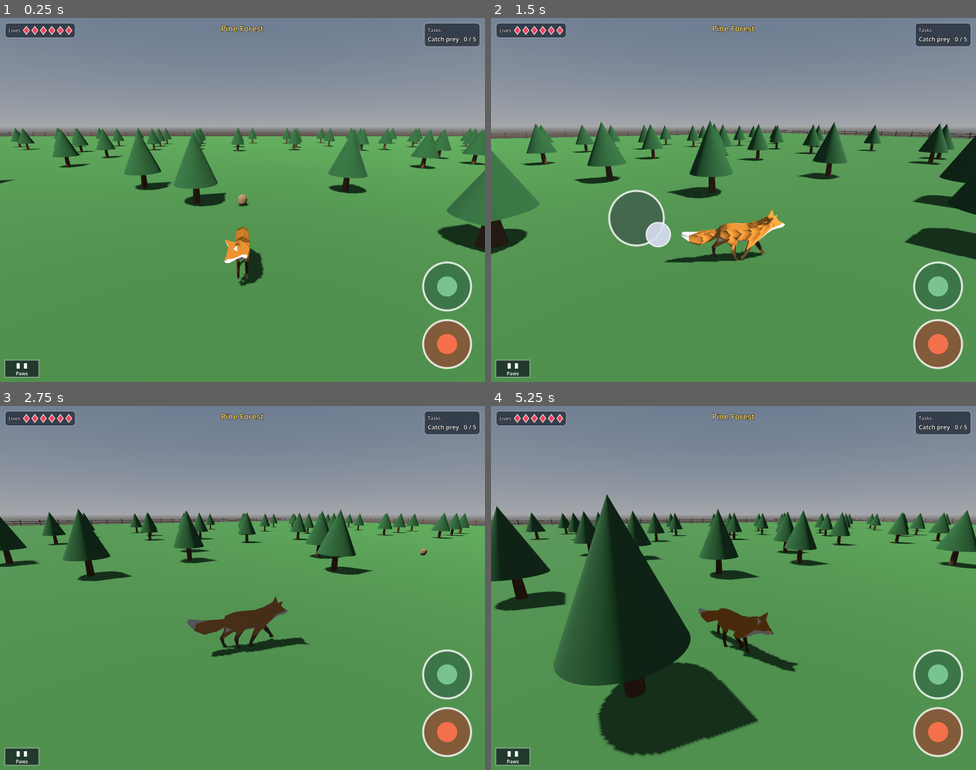
Above: before the commit, frames 1-4 (two rows, left to right).
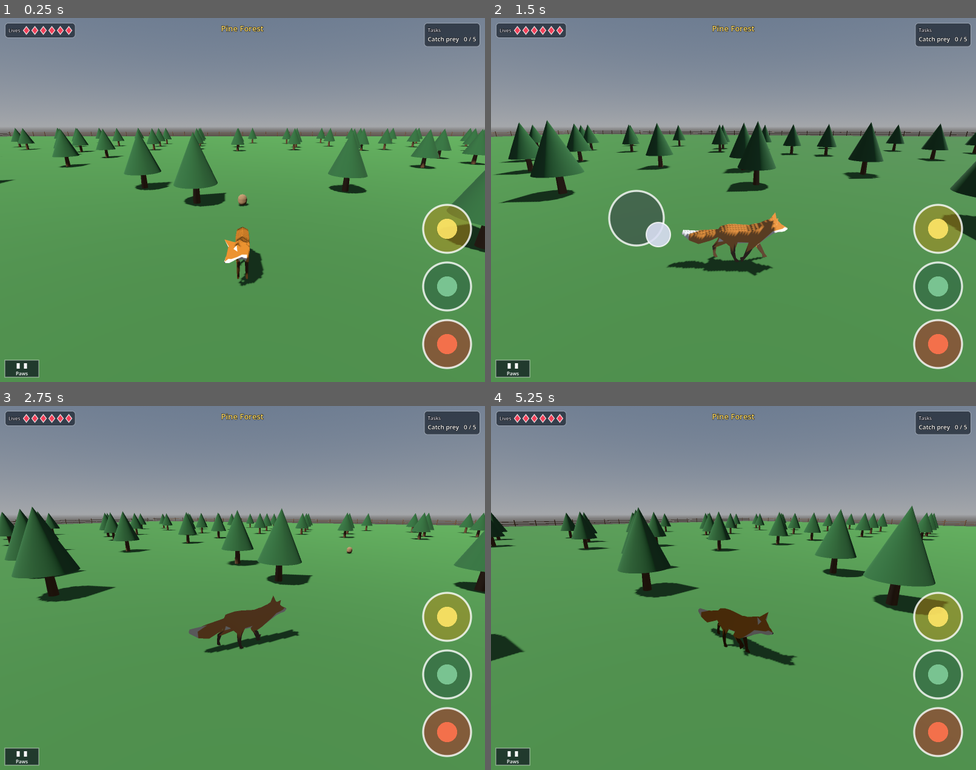
Above: after the commit, the same moments.

Repository: mattzollinhofer/cat_hunter_spike
Game: Godot game, scene res://main.tscn
The game is run twice, just before and just after one commit, with the same random seed, the same clock (stepped at 60 frames per second) and the same inputs.
Inputs (mouse positions are in pixels of both pictures, inside the frame that each line leads up to):
- Up to frame 1 (0.25 s): no input
- Up to frame 2 (1.5 s): move the mouse to (840, 181) at 0.52 s; hold Right (ui_right) 0.53-1.25 s; hold B 0.53-1.25 s; click (840, 181) at 0.67 s; tap Space at 0.77 s; drag from (636, 218) to (709, 272) at 1.27 s
- Up to frame 3 (2.75 s): move the mouse to (291, 507) at 2.02 s; hold Right (ui_right) from 2.03 s (still down); hold Shift from 2.03 s (still down); tap B at 2.3 s
- Up to frame 4 (5.25 s): release Right (ui_right) at 2.75 s; release Shift at 2.75 s; drag from (709, 660) to (588, 533) at 2.77 s; move the mouse to (879, 642) at 3.52 s; hold Left (ui_left) 3.53-4.25 s; hold B 3.53-4.25 s; tap Space at 3.77 s; drag from (588, 533) to (660, 497) at 4.27 s; move the mouse to (757, 588) at 5.02 s; hold Down (ui_down) from 5.03 s (still down); hold Shift from 5.03 s (still down); click (757, 588) at 5.17 s

The runs differ from the first frame. In frame 1, 1.1% of the frame differs, in the area x 87-98%, y 51-65%; in frame 2, 14%; in frame 3, 12%; in frame 4, 25%, in the area x 0-100%, y 24-97%.

Commit message:
Add a bite attack for fighting back
Pouncing catches prey, but there was no way to attack something that fights
back. The cat can now bite with the B key or the new yellow button on screen: a
quick chomp that snaps the cat a short way forward, much faster and shorter than
a pounce.

The bite has nothing to hurt yet -- the bull it exists to fight arrives in the
next change, which is also where the bite gets its test.

Technical notes:

Modelled on the existing pounce: a timer plus a locked direction, with its own
shorter time, lunge distance, and cooldown, and an `is_biting` flag other nodes
can read the way prey already reads `is_pouncing`. The fox model has no bite
clip, so the fastest available animation is reused and the lunge motion sells
the grab.

Co-Authored-By: Claude Opus 5 (1M context) <noreply@anthropic.com>

Diff:
--- a/cat_controller.gd
+++ b/cat_controller.gd
@@ -18,6 +18,9 @@
 const POUNCE_SPEED := 13.0
 const POUNCE_TIME := 0.4
 const POUNCE_COOLDOWN := 0.7
+const BITE_TIME := 0.22        # a quick chomp, much shorter than a pounce
+const BITE_LUNGE := 3.5        # a small forward snap, not a big leap
+const BITE_COOLDOWN := 0.35
 const GRAVITY := 22.0
 const TURN_RATE := 9.0
 const MODEL_SCALE := 0.02
@@ -27,6 +30,7 @@
 var is_stalking := false
 var is_running := false
 var is_pouncing := false
+var is_biting := false
 
 # Test / capture hooks.
 var use_force_input := false
@@ -34,6 +38,7 @@
 var force_stalk := false
 var force_run := false
 var force_pounce := false
+var force_bite := false
 
 # Touch UI, assigned by main.gd during real play (present on desktop and mobile;
 # it also accepts mouse). Stays null only in the unit tests that build a bare cat.
@@ -50,6 +55,9 @@
 var _cooldown := 0.0
 var _pounce_dir := Vector3.ZERO
 var _space_prev := false
+var _bite_timer := 0.0
+var _bite_dir := Vector3.ZERO
+var _bite_prev := false
 var _capture_path := ""
 var _frames := 0
 var _captured := false
@@ -93,6 +101,13 @@
 		_pounce_timer -= delta
 		velocity.x = _pounce_dir.x * POUNCE_SPEED
 		velocity.z = _pounce_dir.z * POUNCE_SPEED
+		_play("Run")
+	elif _bite_timer > 0.0:
+		# A quick chomp: a short forward snap. The fox has no bite clip, so reuse
+		# its fastest animation and let the lunge motion sell the grab.
+		_bite_timer -= delta
+		velocity.x = _bite_dir.x * BITE_LUNGE
+		velocity.z = _bite_dir.z * BITE_LUNGE
 		_play("Run")
 	else:
 		is_stalking = force_stalk or Input.is_physical_key_pressed(KEY_SHIFT) or _capture_active() or (touch != null and touch.is_stalk_on())
@@ -117,8 +132,11 @@
 			_play("Survey")
 		if _wants_pounce() and _cooldown <= 0.0:
 			_start_pounce()
+		elif _wants_bite() and _cooldown <= 0.0:
+			_start_bite()
 
 	is_pouncing = _pounce_timer > 0.0
+	is_biting = _bite_timer > 0.0
 
 	if not is_on_floor():
 		velocity.y -= GRAVITY * delta
@@ -169,6 +187,21 @@
 	_cooldown = POUNCE_TIME + POUNCE_COOLDOWN
 	is_stalking = false  # a pounce is loud
 
+func _wants_bite() -> bool:
+	var down := Input.is_physical_key_pressed(KEY_B)
+	var just := down and not _bite_prev
+	_bite_prev = down
+	if force_bite:
+		force_bite = false
+		return true
+	return just or (touch != null and touch.consume_bite())
+
+func _start_bite() -> void:
+	# Snap forward the way the fox is facing, a small version of the pounce lunge.
+	_bite_dir = Vector3(sin(rotation.y), 0.0, cos(rotation.y)).normalized()
+	_bite_timer = BITE_TIME
+	_cooldown = BITE_TIME + BITE_COOLDOWN
+
 func _play(anim_name: String) -> void:
 	if _anim and _anim.current_animation != anim_name:
 		_anim.play(anim_name)
--- a/ui/touch_controls.gd
+++ b/ui/touch_controls.gd
@@ -110,11 +110,13 @@
 var _joystick: Control
 var _pounce_button: TouchButton
 var _stalk_button: TouchButton
+var _bite_button: TouchButton
 
 func _ready() -> void:
 	_build_joystick()
 	_build_pounce_button()
 	_build_stalk_button()
+	_build_bite_button()
 
 func _build_joystick() -> void:
 	_joystick = Control.new()
@@ -150,6 +152,16 @@
 	_position_bottom_right(_stalk_button, _pounce_button.offset_top - BUTTON_GAP)
 	add_child(_stalk_button)
 
+func _build_bite_button() -> void:
+	_bite_button = TouchButton.new()
+	_bite_button.name = "BiteButton"
+	_bite_button.fill_color = Color(0.7, 0.55, 0.1, 0.5)
+	_bite_button.core_color = Color(1, 0.9, 0.4, 0.9)
+	_bite_button.core_on_color = Color(1, 1, 0.7, 1)
+	# Stacked above the stalk button, sharing the same right edge.
+	_position_bottom_right(_bite_button, _stalk_button.offset_top - BUTTON_GAP)
+	add_child(_bite_button)
+
 func _position_bottom_right(button: TouchButton, bottom_offset: float) -> void:
 	button.anchor_left = 1.0
 	button.anchor_top = 1.0
@@ -172,6 +184,10 @@
 func consume_pounce() -> bool:
 	return _pounce_button.consume_press()
 
+## Returns true exactly once per bite button press (one-shot).
+func consume_bite() -> bool:
+	return _bite_button.consume_press()
+
 ## Excludes taps landing on `control` from activating the joystick, so a tap
 ## on that control (e.g. the pause button) isn't also swallowed by the
 ## joystick underneath it.
